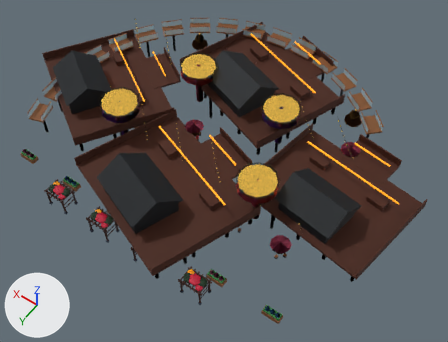
What one commit did to the glTF model assets/urban_life_props/ul_w4_02_horizon_coffee_pine_valley_ba_thang_tu.glb.
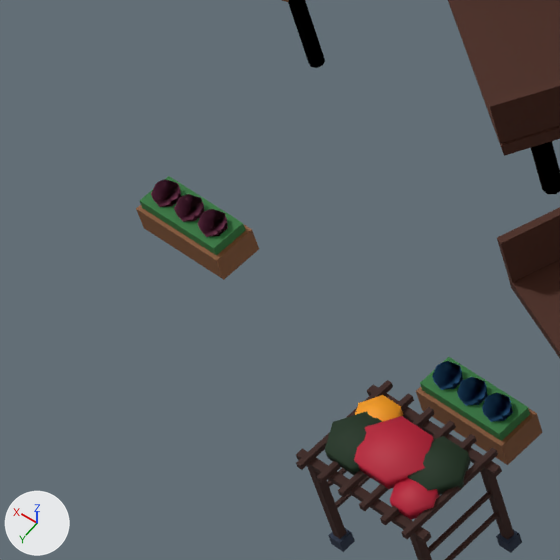
The first picture shows the older version from a 50 mm lens placed at (315.9, -1812.3, 113.1), pointed at (349.9, -1859.9, 38.3). The close-ups show the older and then the newer version on the part from 0% to 19% of the width and 36% to 60% of the height of that picture. Only the edits that show in the close-ups are written down. Every picture has the same lights, and +X, +Y and +Z are marked at lower left. Vertices at exactly the same position are counted once.

The first close-up shows 'node_CauDat_Weathered_Pine_Deck', 'node_Stilt_Timber_Columns', 'node_bougainvillea_magenta', 'node_climbing_rose_gold', 'node_horizon_hydrangea_blue', 'node_horizon_hydrangea_pink', 'node_horizon_planter_foliage', 'node_horizon_stilt_charcoal_steel', 'node_horizon_teak_timber_deck', 'node_pergola_cedar_wood', 'node_vine_foliage_green' and 1 more.
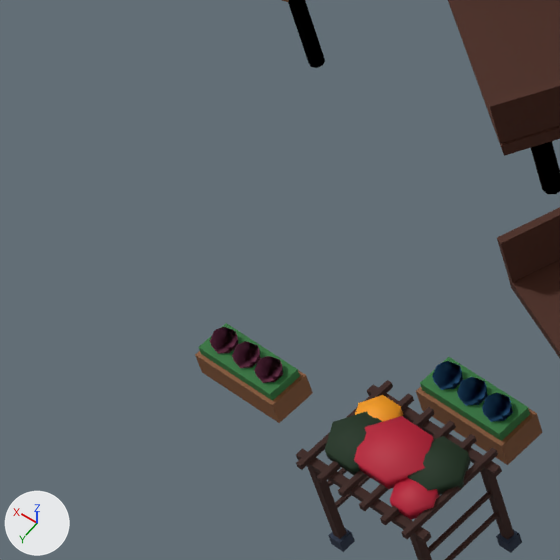
The newer file is also turned or shifted as a whole; pictures and numbers use the older file's frame.

Patch to the scene script:
```diff
--- a/assets/urban_life_props/ul_w4_02_horizon_coffee_pine_valley_ba_thang_tu.glb.py
+++ b/assets/urban_life_props/ul_w4_02_horizon_coffee_pine_valley_ba_thang_tu.glb.py
@@ me_node_horizon_teak_timber_deck @@
 # used by ob_node_horizon_teak_timber_deck; location = (0.0, 0.0, 0.0)
-me_node_horizon_teak_timber_deck.from_pydata(...)  # 1560 vertices, 2304 faces; spans x 329.7..380.2, y -1885.3..-1843.4, z 38.8..45.8
+me_node_horizon_teak_timber_deck.from_pydata(...)  # 1560 vertices, 2304 faces; spans x 329.7..380.2, y -1885.3..-1843.4, z 34.0..45.8
+# me_node_horizon_teak_timber_deck part 1: the loose piece of 8 vertices spanning x 373.7..376.3, y -1844.6..-1843.4, z 39.4..40.1 is moved by (0.0, 0.0, -5.4)
+# other edits to the shape of me_node_horizon_teak_timber_deck do not show in these pictures
 me_node_horizon_teak_timber_deck.materials.append(mat_horizon_teak_timber_deck)
@@ me_node_horizon_hydrangea_pink @@
 # used by ob_node_horizon_hydrangea_pink; location = (0.0, 0.0, 0.0)
-me_node_horizon_hydrangea_pink.from_pydata(...)  # 900 vertices, 1680 faces; spans x 338.8..376.1, y -1870.3..-1843.7, z 39.7..47.6
+me_node_horizon_hydrangea_pink.from_pydata(...)  # 900 vertices, 1680 faces; spans x 338.8..376.1, y -1870.3..-1843.7, z 34.7..47.6
+# me_node_horizon_hydrangea_pink part 2: the loose piece of 30 vertices spanning x 374.0..374.6, y -1844.3..-1843.7, z 40.2..40.9 is moved by (0.0, 0.0, -5.4)
+# me_node_horizon_hydrangea_pink part 3: the loose piece of 30 vertices spanning x 374.7..375.3, y -1844.3..-1843.7, z 40.2..40.9 is moved by (0.0, 0.0, -5.4)
+# me_node_horizon_hydrangea_pink part 4: the loose piece of 30 vertices spanning x 375.5..376.1, y -1844.3..-1843.7, z 40.2..40.9 is moved by (0.0, 0.0, -5.4)
 me_node_horizon_hydrangea_pink.materials.append(mat_horizon_hydrangea_pink)
@@ me_node_horizon_planter_foliage @@
 # used by ob_node_horizon_planter_foliage; location = (0.0, 0.0, 0.0)
-me_node_horizon_planter_foliage.from_pydata(...)  # 96 vertices, 144 faces; spans x 329.8..376.2, y -1858.4..-1843.6, z 39.5..41.3
+me_node_horizon_planter_foliage.from_pydata(...)  # 96 vertices, 144 faces; spans x 329.8..376.2, y -1858.4..-1843.6, z 34.6..41.3
+# me_node_horizon_planter_foliage part 5: the loose piece of 8 vertices spanning x 373.8..376.2, y -1844.4..-1843.6, z 40.1..40.4 is moved by (0.0, 0.0, -5.4)
+# other edits to the shape of me_node_horizon_planter_foliage do not show in these pictures
 me_node_horizon_planter_foliage.materials.append(mat_horizon_planter_foliage)
```

Changed parts and their boxes (x1, y1, x2, y2) in the close-ups (560 x 560 px; the box of a moved part takes in the faces that stretch with it):
'node_horizon_teak_timber_deck', reshaped: before (136, 0, 542, 465); after (195, 0, 542, 465)
'node_horizon_planter_foliage', reshaped: before (140, 176, 530, 441); after (198, 323, 530, 441)
'node_horizon_hydrangea_pink', reshaped: before (151, 179, 228, 237); after (210, 327, 283, 383)
part 1 of me_node_horizon_teak_timber_deck, moved or reshaped: before (136, 205, 259, 280); after (195, 351, 313, 423)
part 2 of me_node_horizon_hydrangea_pink, moved or reshaped: before (197, 209, 228, 237); after (254, 356, 283, 383)
part 3 of me_node_horizon_hydrangea_pink, moved or reshaped: before (174, 194, 204, 222); after (232, 341, 261, 368)
part 4 of me_node_horizon_hydrangea_pink, moved or reshaped: before (151, 179, 181, 207); after (210, 327, 238, 353)
part 5 of me_node_horizon_planter_foliage, moved or reshaped: before (140, 176, 246, 256); after (198, 323, 300, 401)
